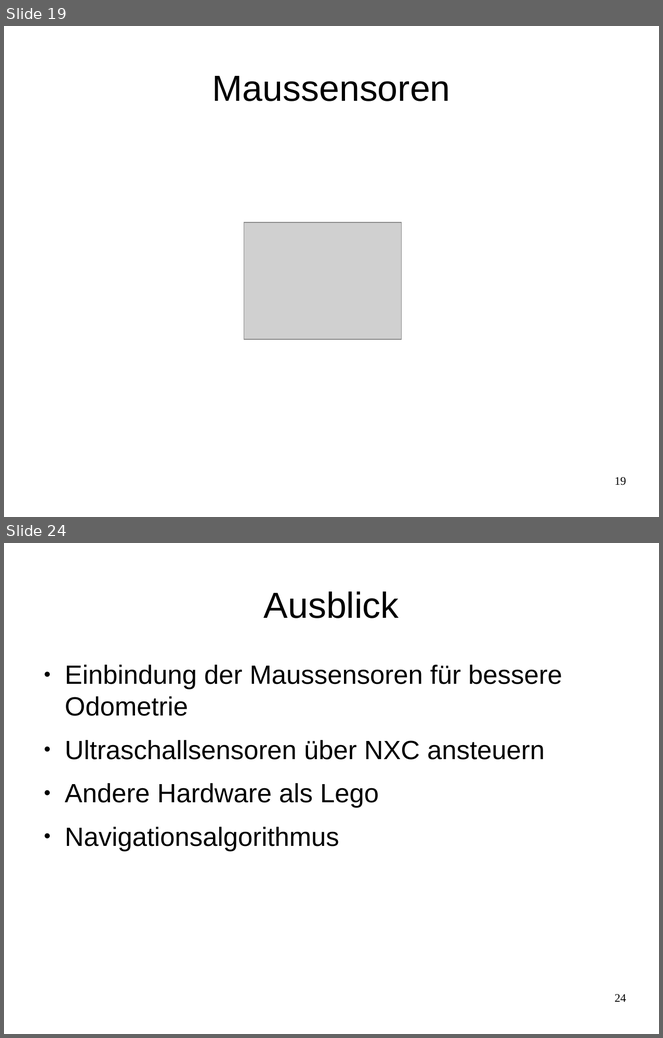
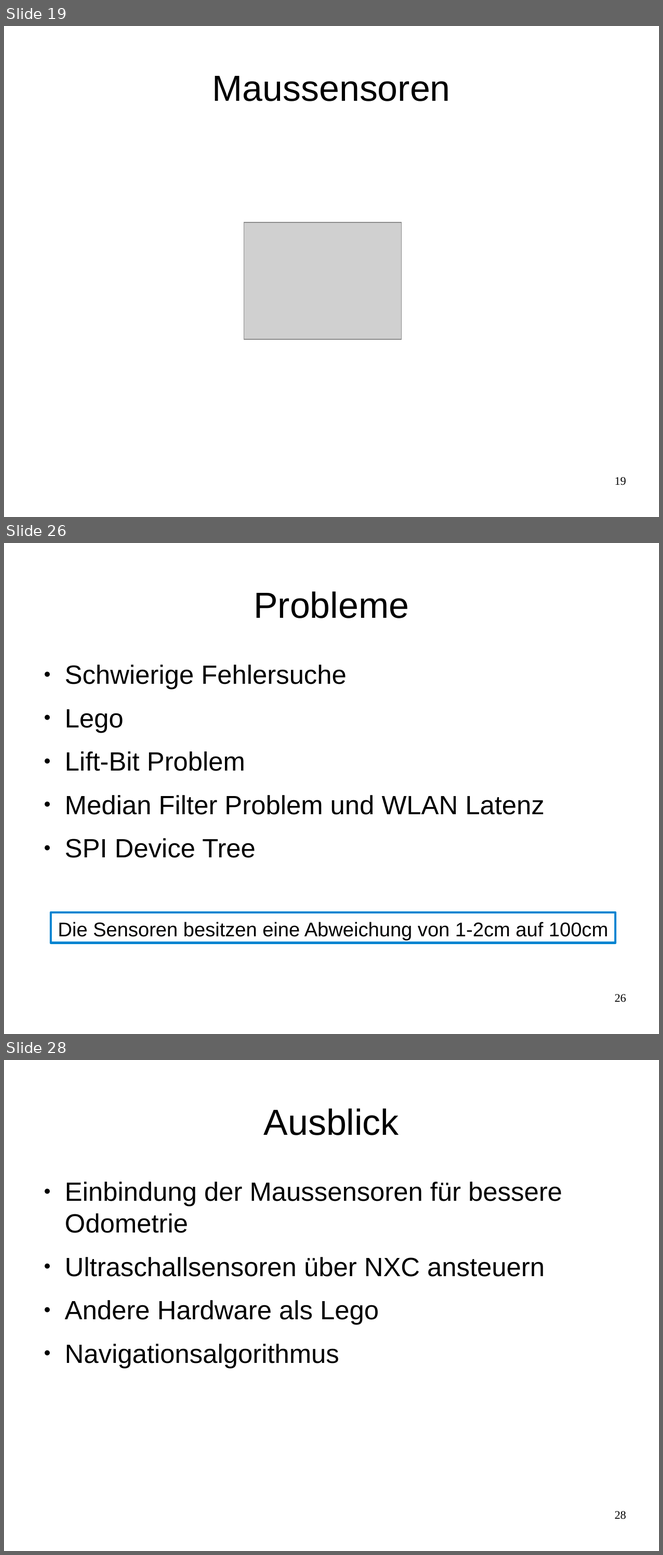
Before and after one commit to Smart-Minotaur/nxt_minotaur, a slide deck: doc/Präsentation.odp. Shown one above the other, each under a label of ours: slides 19 and 24 before the commit, slides 19, 26 and 28 after it; the slides between them are not shown. The pictures are 663x1038 and 663x1555 pixels, drawn with LibreOffice and Linux fonts; fonts in the diff are those of the drawing; grey boxes stand for pictures. Boxes give left, top, right and bottom in pixels: in the first picture for what was removed or moved away, otherwise in the second. Text is boxed around its words. In the diff, an @@ line names an element or a change of style, - is before the commit and + after.

```diff
--- a/doc/Präsentation.odp
+++ b/doc/Präsentation.odp
@@ slide 26 added at [4, 543, 659, 1034], background #FFFFFF @@
@@ title added at [254, 591, 409, 618], 44 pt, text #000000 @@
+Probleme
@@ text added at [65, 665, 544, 858], 32 pt, text #000000 @@
+● Schwierige Fehlersuche
+● Lego
+● Lift-Bit Problem
+● Median Filter Problem und WLAN Latenz
+● SPI Device Tree
@@ rectangle added at [51, 913, 616, 943], outline #0084D1 2.89 pt, 24 pt, text #000000 @@
+Die Sensoren besitzen eine Abweichung von 1-2cm auf 100cm
@@ page number added at [615, 994, 626, 1003], 14 pt, text #000000 @@
+26
@@ what was slide 24 is now slide 28 @@
@@ page number at [615, 1511, 626, 1520]: text changed @@
-24
+28
```
Also in this commit, not shown: 1 slide changed, 6 other slides added, 3 slides removed, 1 other file.
